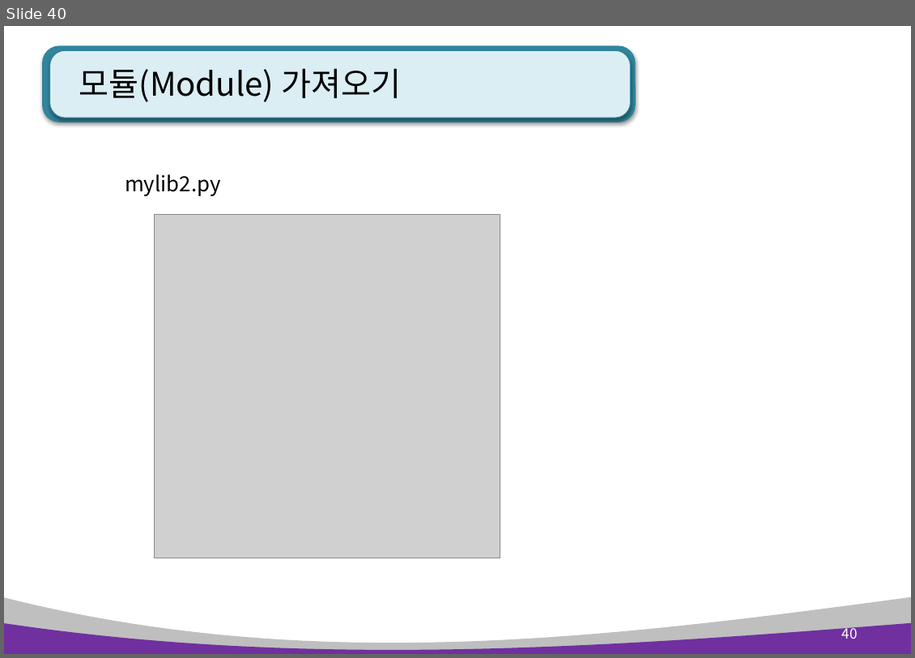
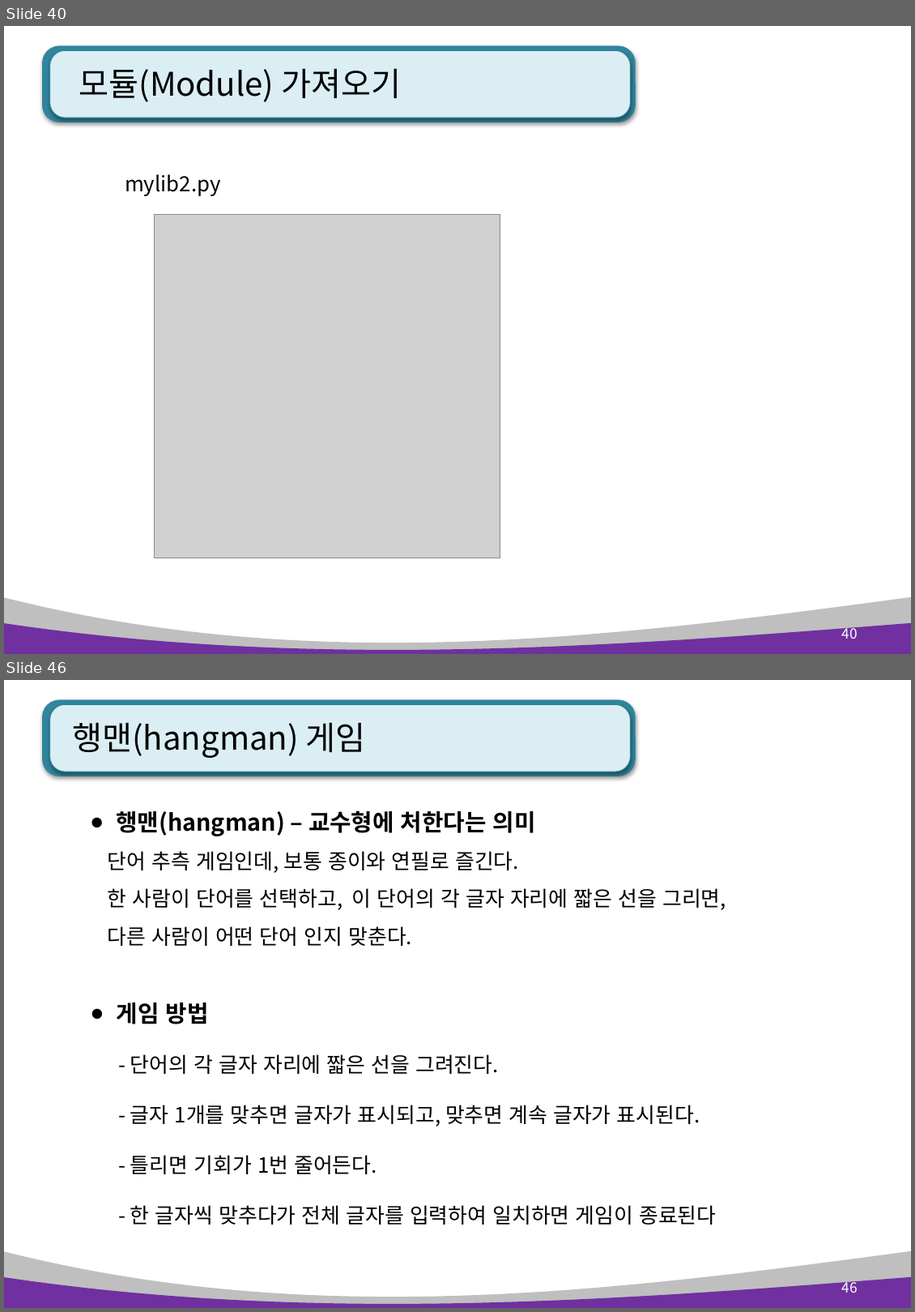
Before and after one commit to kiyongee2/green_project_web, a slide deck: python_ppt/Python 6장. 모듈 .pptx. Shown one above the other, each under a label of ours: slide 40 before the commit, slides 40 and 46 after it; the slides between them are not shown. The pictures are 915x658 and 915x1312 pixels, drawn with LibreOffice and Linux fonts; fonts in the diff are those of the drawing; grey boxes stand for pictures. Boxes give left, top, right and bottom in pixels: in the first picture for what was removed or moved away, otherwise in the second. Text is boxed around its words. In the diff, an @@ line names an element or a change of style, - is before the commit and + after.

```diff
--- a/python_ppt/Python 6장. 모듈 .pptx
+++ b/python_ppt/Python 6장. 모듈 .pptx
@@ slide 46 added at (4,680,911,1308), background #FFFFFF; not listed: 4 template elements that a slide beside it also shows @@
@@ title added at (72,722,366,758), 28 pt, text #000000 @@
+행맨(hangman) 게임
@@ text added at (108,810,727,946), 18 pt, text #000000 @@
+● 행맨(hangman) – 교수형에 처한다는 의미
+단어 추측 게임인데, 보통 종이와 연필로 즐긴다.
+한 사람이 단어를 선택하고, 이 단어의 각 글자 자리에 짧은 선을 그리면,
+다른 사람이 어떤 단어 인지 맞춘다.
@@ text added at (117,1002,716,1224), 18 pt, text #000000 @@
+● 게임 방법
+- 단어의 각 글자 자리에 짧은 선을 그려진다.
+- 글자 1개를 맞추면 글자가 표시되고, 맞추면 계속 글자가 표시된다.
+- 틀리면 기회가 1번 줄어든다.
+- 한 글자씩 맞추다가 전체 글자를 입력하여 일치하면 게임이 종료된다
@@ page number added at (842,1279,857,1292), 12 pt, text #FFFFFF @@
+46
```
Also in this commit, not shown: 4 slides changed, 7 other slides added, 2 other files.
